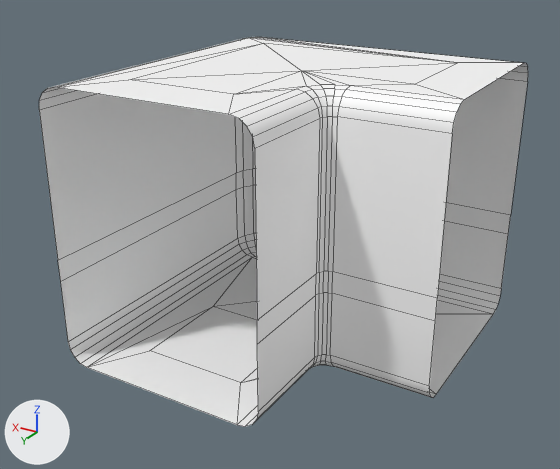
What one commit did to the FBX model Assets/Meshes/Elbow.fbx.
The view is the same before and after, from a 50 mm camera at (-0.0368, 0.0615, 0.038) aimed at (-0.0036, 0.0061, 0.0103). The lights are fixed; the arrows at lower left show +X, +Y and +Z. Mesh edges are drawn as thin lines. Where no turn or scale is listed for an object, it has been applied to the vertices. Vertices at the same position are counted once.
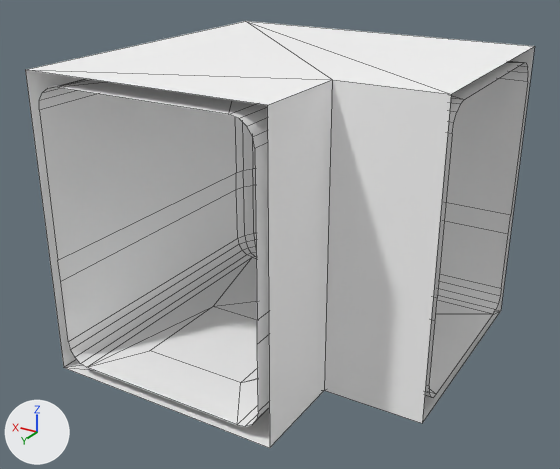
Where the change shows, as pixel boxes (x1, y1, x2, y2) in the pictures (560 x 469 px):
```json
{"object": "Mesh", "change": "reshaped", "before": [39, 37, 528, 427], "after": [25, 21, 535, 448], "on screen": "9% taller"}
{"part": 1, "of": "me_mesh", "change": "built on", "before": [303, 71, 409, 86], "after": [25, 21, 535, 448]}
```

The change, as JSON lines over the scene's bpy script:
```json
{"block": "me_mesh", "where": "# used by ob_mesh; location = (0.0, 0.0, 0.0)"}
{"op": "remove", "block": "me_mesh", "code": "me_mesh.from_pydata(...)  # 181 vertices, 176 faces; spans x -0.02..0.01, y -0.01..0.02, z 0.0..0.025"}
{"op": "add", "block": "me_mesh", "code": "me_mesh.from_pydata(...)  # 193 vertices, 188 faces; spans x -0.02..0.011, y -0.011..0.02, z -0.001..0.026"}
{"block": "me_mesh", "change": "me_mesh part 1"}
{"block": "me_mesh", "change": "4 faces are deleted"}
{"block": "me_mesh", "change": "6 vertices are added at (0.011, 0.02, -0.001), (-0.011, 0.02, -0.001), (-0.011, 0.011, -0.001), (0.011, -0.011, -0.001), (-0.02, 0.011, -0.001), (-0.02, -0.011, -0.001)"}
{"block": "me_mesh", "change": "6 new vertices lie (0.0, 0.0, 0.027) away from vertices in x -0.02..0.011, y -0.011..0.02, z -0.001"}
{"block": "me_mesh", "change": "16 new faces join them"}
```
